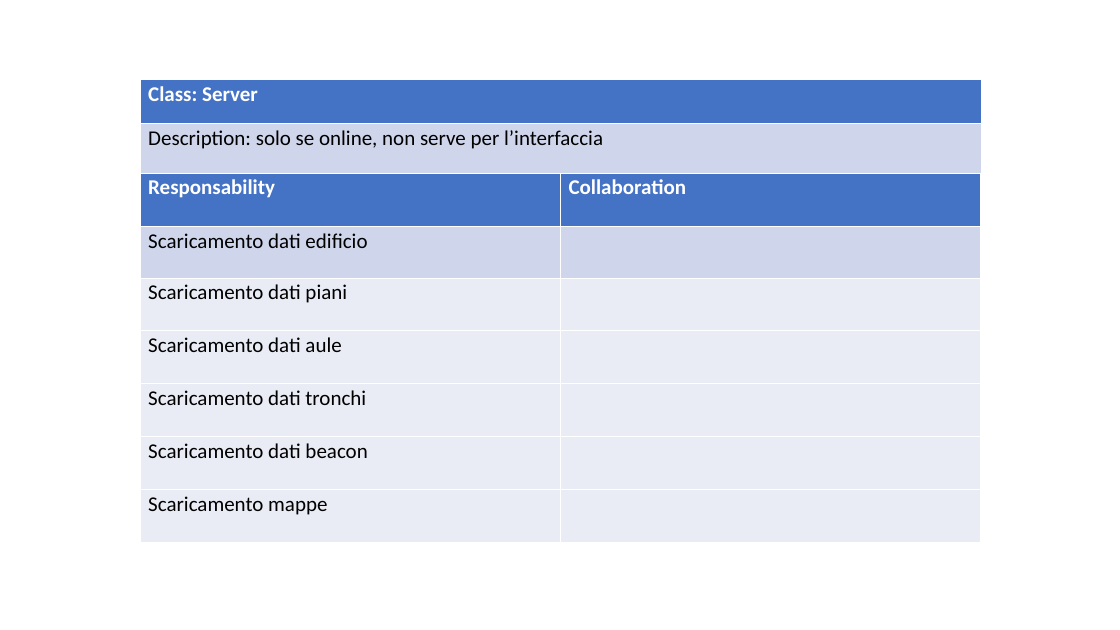
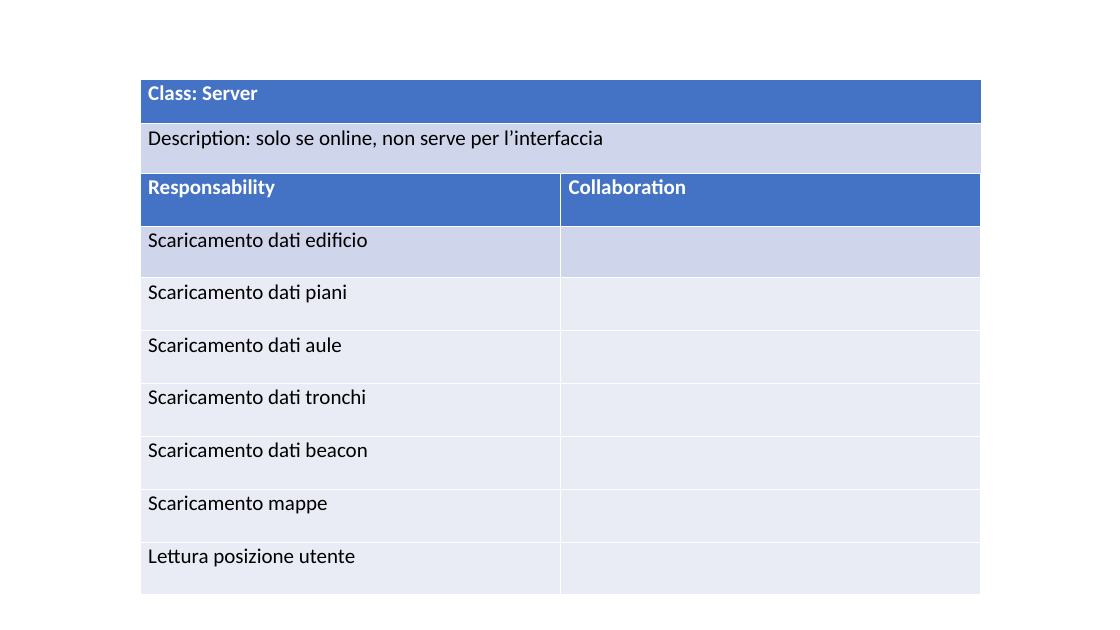
Before and after one commit to ecorradini/ProgettoIDS, a slide deck: slide 3 of AnalisiRequisiti/CRC/UT2/CRC_UT2.ppt. Drawn at 1120x630 pixels with LibreOffice and Linux fonts; fonts in the diff are those of the drawing. Boxes give left, top, right and bottom in pixels: in the first picture for what was removed or moved away, otherwise in the second. Text is boxed around its words. In the diff, an @@ line names an element or a change of style, - is before the commit and + after.

```diff
--- a/AnalisiRequisiti/CRC/UT2/CRC_UT2.ppt
+++ b/AnalisiRequisiti/CRC/UT2/CRC_UT2.ppt
@@ table at <box>140,172,980,594</box> @@
+row 8: Lettura posizione utente | 
```
Also in this commit, not shown: 10 other slides changed, 7 other files.
